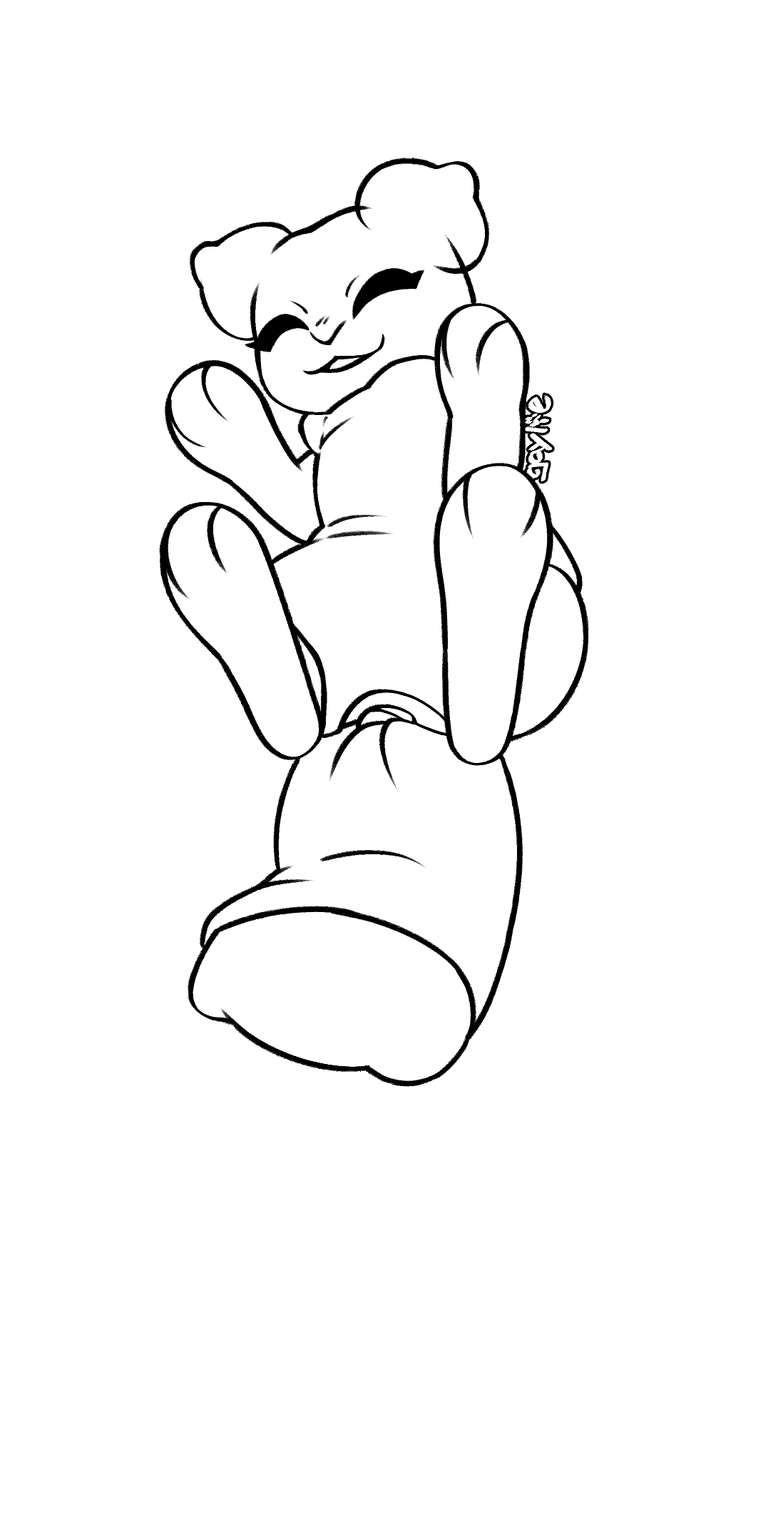
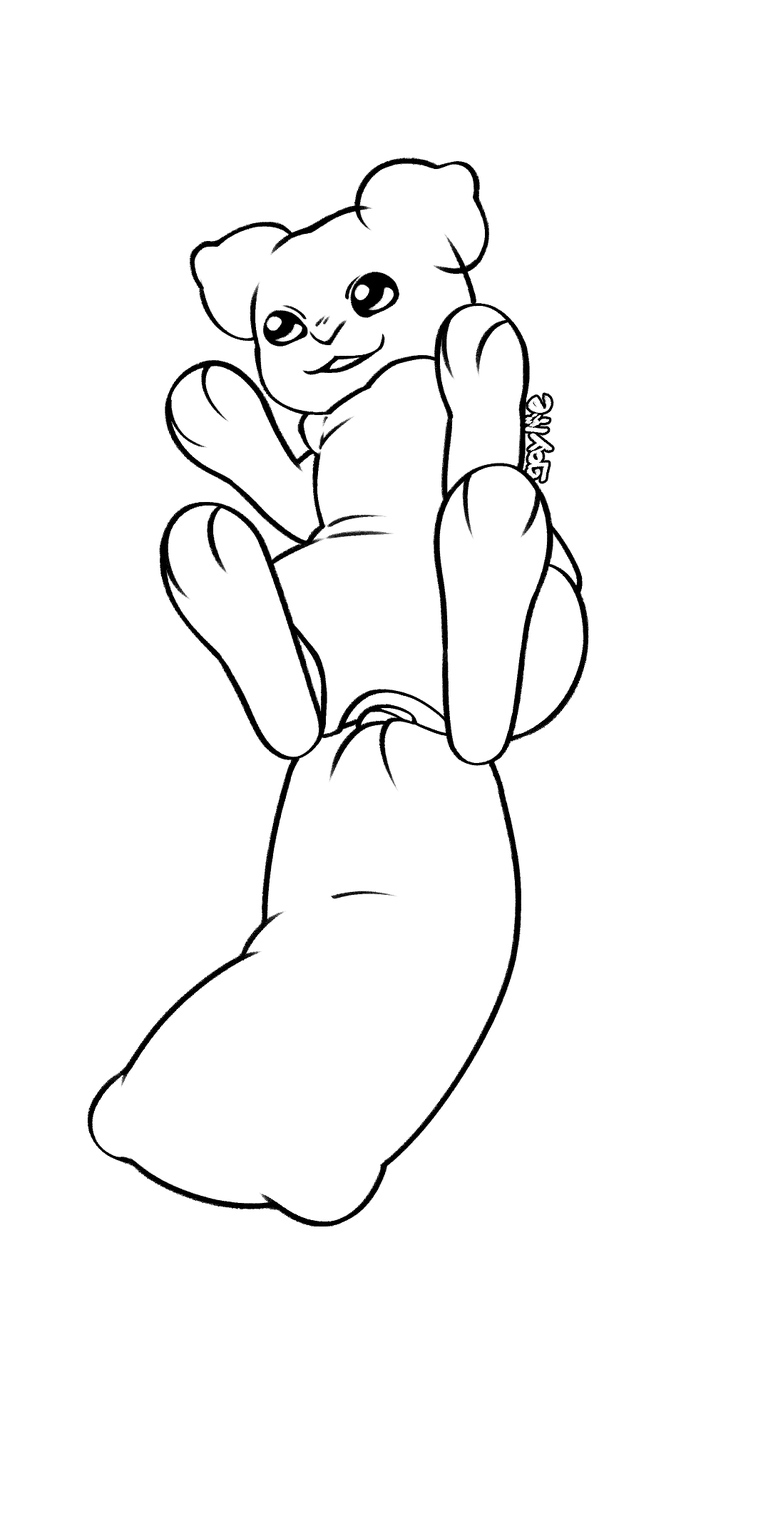
Layers edited between the first and the second 783 × 1521 image:
hid "short open" over [186, 753, 523, 1087]
showed "standard closed" over [87, 756, 522, 1227]
added layer "bead" in group "eyes" over [263, 271, 400, 347]
hid "closed" over [244, 268, 426, 353]
